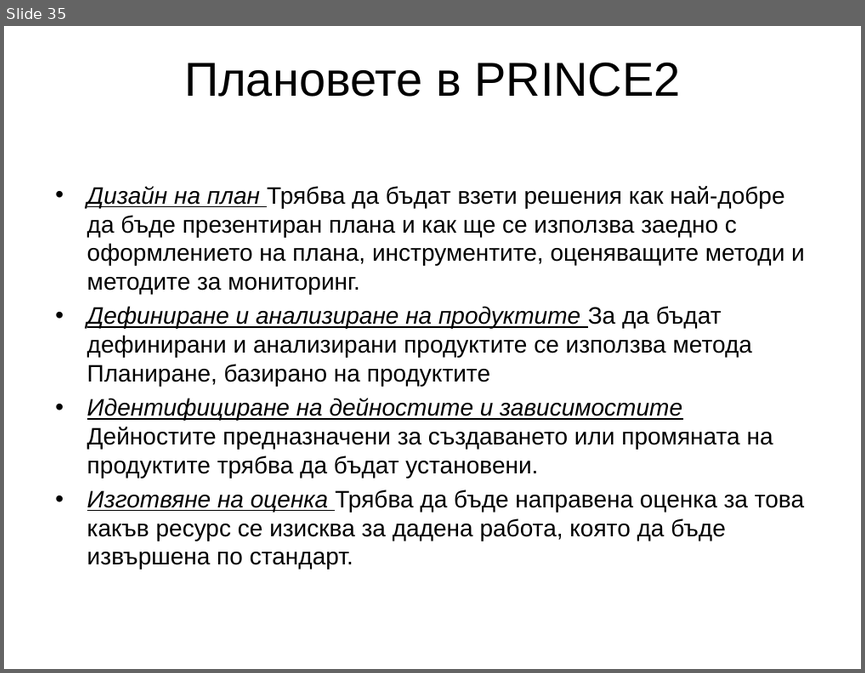
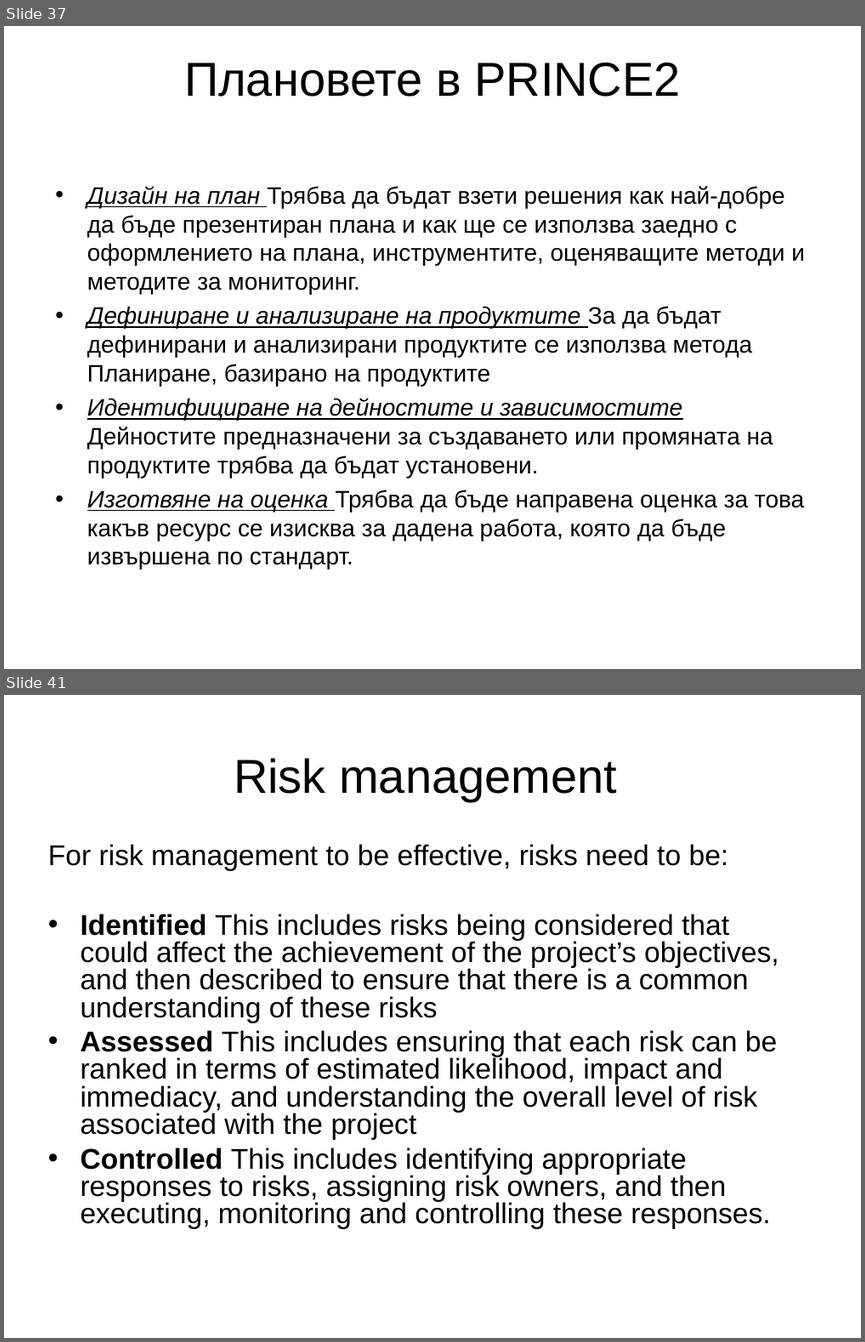
Before and after one commit to marvellouz/PM, a slide deck: prince2_v0.6bg.ppt. Shown one above the other, each under a label of ours: slide 35 before the commit, slides 37 and 41 after it; the slides between them are not shown. The pictures are 865x673 and 865x1342 pixels, drawn with LibreOffice and Linux fonts; fonts in the diff are those of the drawing. Boxes give left, top, right and bottom in pixels: in the first picture for what was removed or moved away, otherwise in the second. Text is boxed around its words. In the diff, an @@ line names an element or a change of style, - is before the commit and + after.

```diff
--- a/prince2_v0.6bg.ppt
+++ b/prince2_v0.6bg.ppt
@@ slide 41 added at <box>4,695,861,1338</box>, background #FFFFFF @@
@@ text added at <box>48,758,779,1229</box>, 24 pt, text #000000 @@
+Risk management
+For risk management to be effective, risks need to be:
+• Identified This includes risks being considered that could affect the achievement of the project’s objectives, and then described to ensure that there is a common understanding of these risks
+• Assessed This includes ensuring that each risk can be ranked in terms of estimated likelihood, impact and immediacy, and understanding the overall level of risk associated with the project
+• Controlled This includes identifying appropriate responses to risks, assigning risk owners, and then executing, monitoring and controlling these responses.
@@ what was slide 35 is now slide 37 @@
```
Also in this commit, not shown: 48 slides changed, 4 other slides added, 1 other file.
